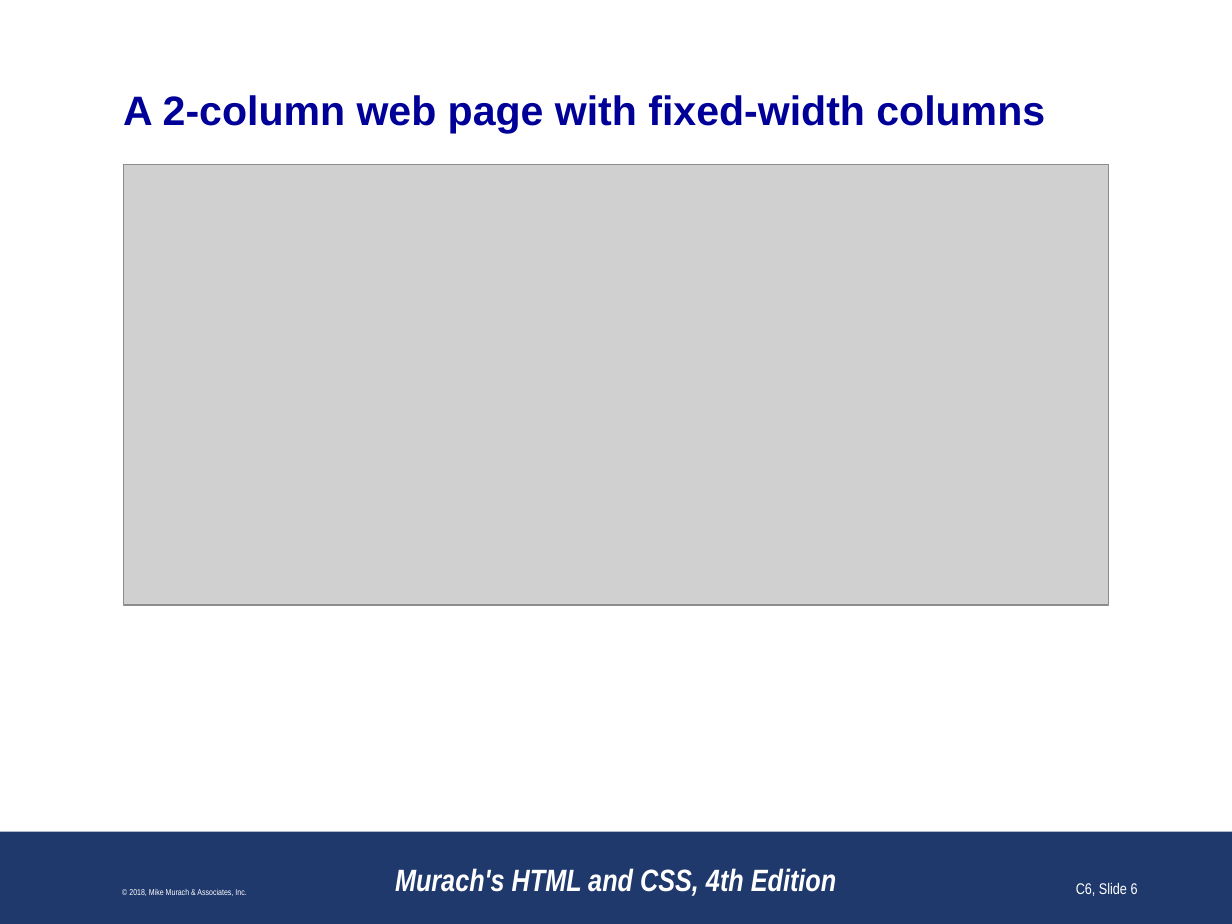
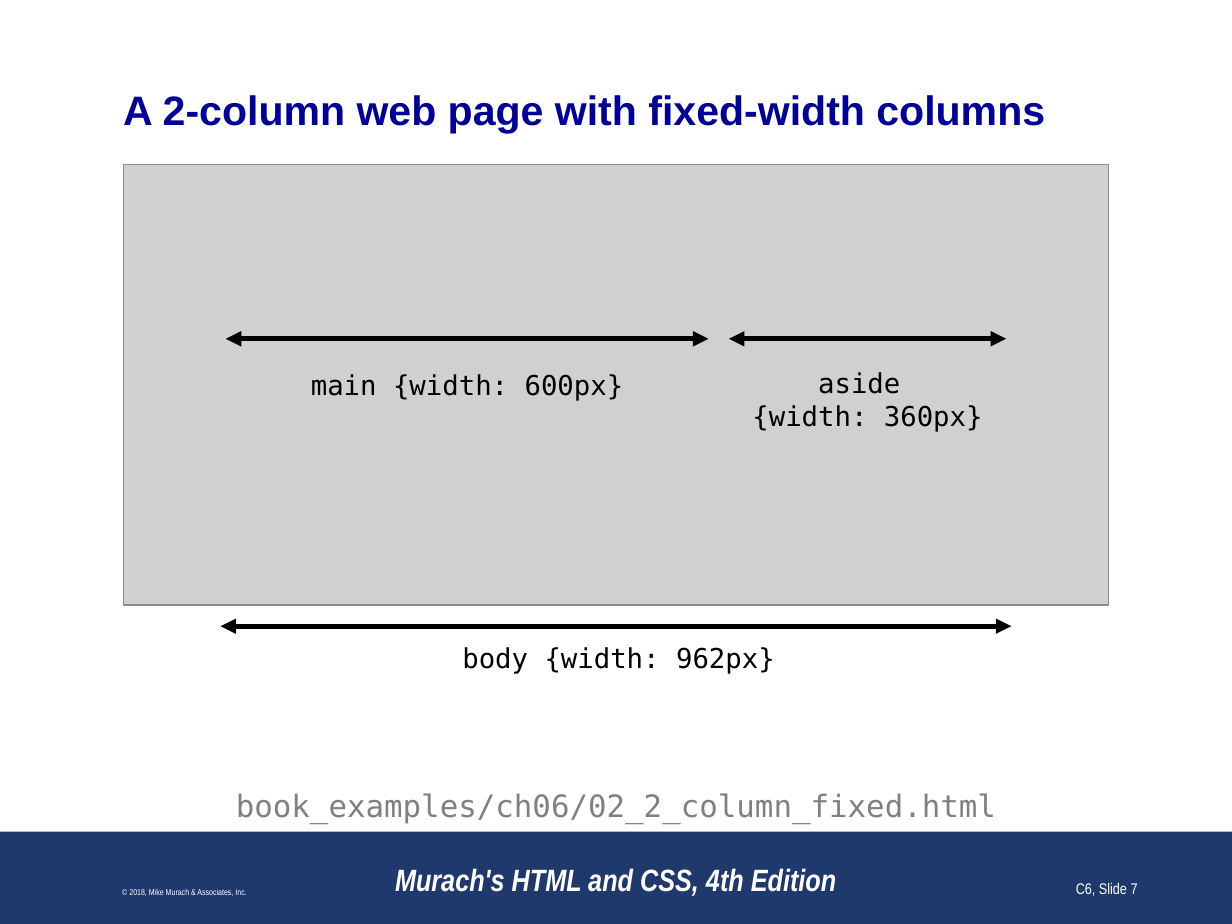
Before and after one commit to paulsmithkc/awd1000_base_lab_and_homework, a slide deck: slide 7 of murach_html_4e/slides/Chapter 6 slides (Revised).pptx (slide 6 before the commit). Drawn at 1232x924 pixels with LibreOffice and Linux fonts; fonts in the diff are those of the drawing; grey boxes stand for pictures; background and template pictures are left out. Boxes give left, top, right and bottom in pixels: in the first picture for what was removed or moved away, otherwise in the second. Text is boxed around its words. In the diff, an @@ line names an element or a change of style, - is before the commit and + after.

```diff
--- a/murach_html_4e/slides/Chapter 6 slides (Revised).pptx
+++ b/murach_html_4e/slides/Chapter 6 slides (Revised).pptx
@@ double arrow added from (225, 339) to (708, 339), #000000 3 pt @@
@@ double arrow added from (729, 339) to (1007, 339), #000000 3 pt @@
@@ text added at bbox=[311, 374, 624, 401], 16 pt, text #000000 @@
+main {width: 600px}
@@ text added at bbox=[752, 372, 983, 432], 16 pt, text #000000 @@
+aside
+{width: 360px}
@@ double arrow added from (221, 626) to (1011, 626), #000000 3 pt @@
@@ text added at bbox=[462, 647, 775, 674], 16 pt, text #000000 @@
+body {width: 962px}
@@ text added at bbox=[236, 793, 996, 824], 18 pt, text #808080 @@
+book_examples/ch06/02_2_column_fixed.html
@@ page number at bbox=[1076, 883, 1138, 896]: text changed @@
-C6, Slide 6
+C6, Slide 7
```
Also in this commit, not shown: 26 other slides changed, 1 slide added, 3 slides removed.
